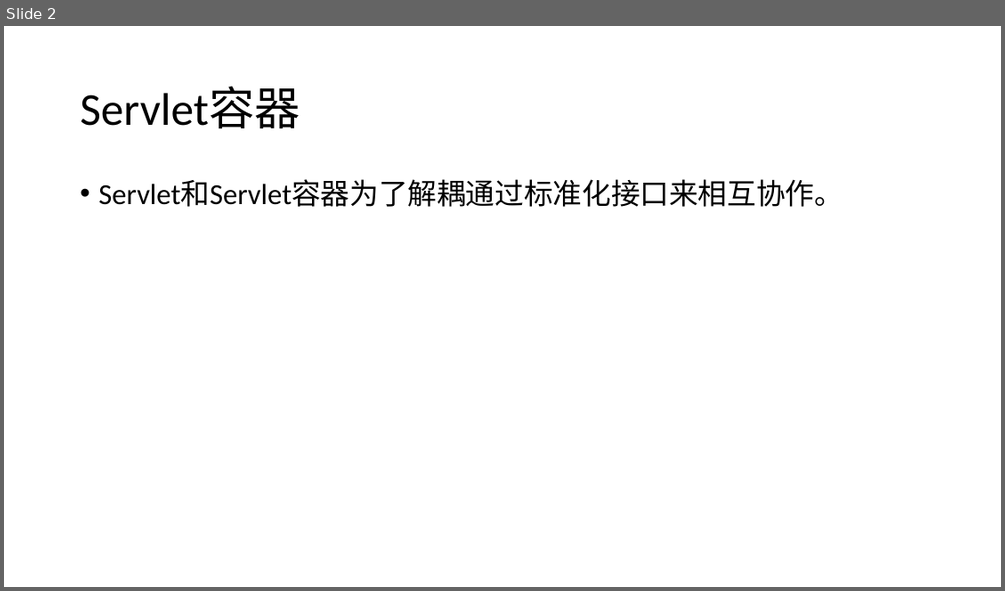
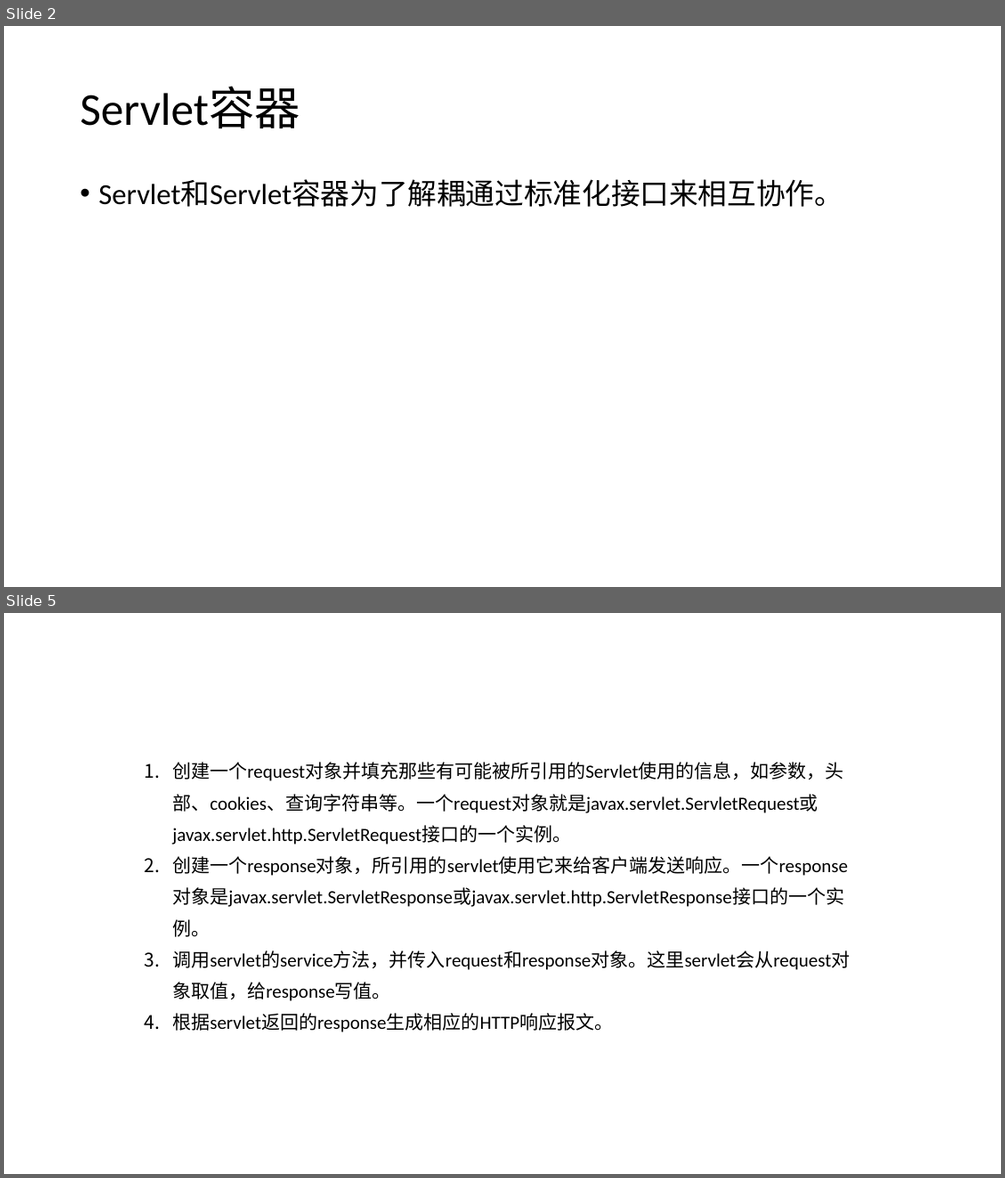
Before and after one commit to zy475459736/progress, a slide deck: servlets/Servlet.pptx. Shown one above the other, each under a label of ours: slide 2 before the commit, slides 2 and 5 after it; the slides between them are not shown. The pictures are 1005x591 and 1005x1178 pixels, drawn with LibreOffice and Linux fonts; fonts in the diff are those of the drawing. Boxes give left, top, right and bottom in pixels: in the first picture for what was removed or moved away, otherwise in the second. Text is boxed around its words. In the diff, an @@ line names an element or a change of style, - is before the commit and + after.

Commit message:
servlet ppt

```diff
--- a/servlets/Servlet.pptx
+++ b/servlets/Servlet.pptx
@@ slide 5 added at [4,613,1001,1174], background #FFFFFF @@
@@ text added at [172,762,850,1032], 18 pt, text #000000 @@
+1. 创建一个request对象并填充那些有可能被所引用的Servlet使用的信息，如参数，头部、cookies、查询字符串等。一个request对象就是javax.servlet.ServletRequest或javax.servlet.http.ServletRequest接口的一个实例。
+2. 创建一个response对象，所引用的servlet使用它来给客户端发送响应。一个response对象是javax.servlet.ServletResponse或javax.servlet.http.ServletResponse接口的一个实例。
+3. 调用servlet的service方法，并传入request和response对象。这里servlet会从request对象取值，给response写值。
+4. 根据servlet返回的response生成相应的HTTP响应报文。
```
Also in this commit, not shown: 9 other slides added.
